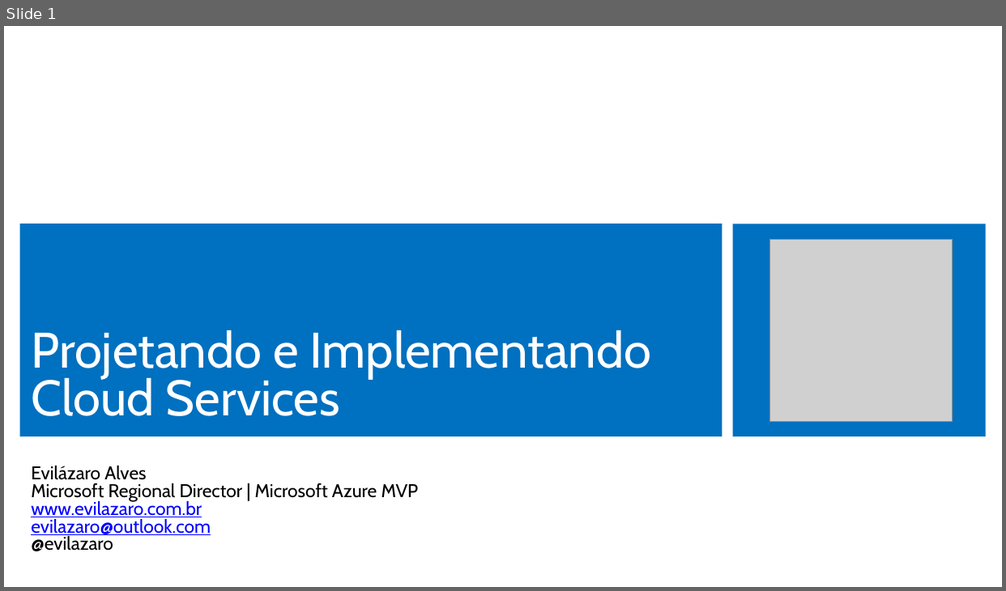
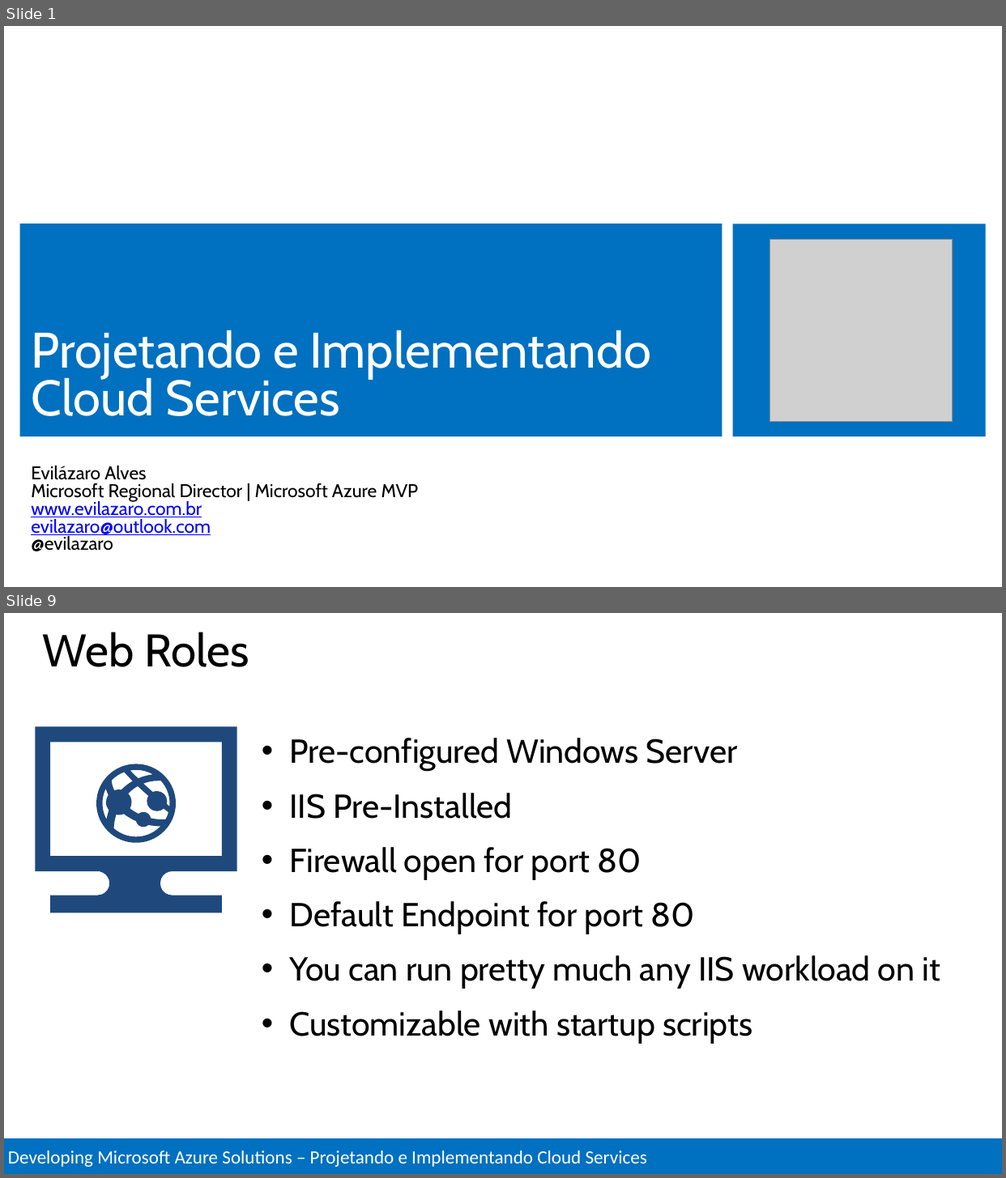
Before and after one commit to Evilazaro/MCSDAzureTraining, a slide deck: Design and Implement Cloud Services/Design and Implement Cloud Services.pptx. Shown one above the other, each under a label of ours: slide 1 before the commit, slides 1 and 9 after it; the slides between them are not shown. The pictures are 1006x591 and 1006x1178 pixels, drawn with LibreOffice and Linux fonts; fonts in the diff are those of the drawing; grey boxes stand for pictures. Boxes give left, top, right and bottom in pixels: in the first picture for what was removed or moved away, otherwise in the second. Text is boxed around its words. In the diff, an @@ line names an element or a change of style, - is before the commit and + after.

```diff
--- a/Design and Implement Cloud Services/Design and Implement Cloud Services.pptx
+++ b/Design and Implement Cloud Services/Design and Implement Cloud Services.pptx
@@ slide 9 added at [4, 613, 1002, 1174], background #FFFFFF @@
@@ title added at [43, 632, 249, 667], 44 pt, text #000000 @@
+Web Roles
@@ freeform shape added at [35, 726, 236, 914], fill #1F497D @@
@@ text added at [289, 738, 941, 1044], 32 pt, text #000000 @@
+• Pre-configured Windows Server
+• IIS Pre-Installed
+• Firewall open for port 80
+• Default Endpoint for port 80
+• You can run pretty much any IIS workload on it
+• Customizable with startup scripts
@@ freeform shape added at [96, 764, 176, 843], fill #1F497D @@
@@ rectangle added at [4, 1138, 1002, 1174], fill #0070C0, outline #FFFFFF 2 pt, 18 pt, text #FFFFFF @@
+Developing Microsoft Azure Solutions – Projetando e Implementando Cloud Services
```
Also in this commit, not shown: 51 other slides added, 2 slides removed, 1 other file.
